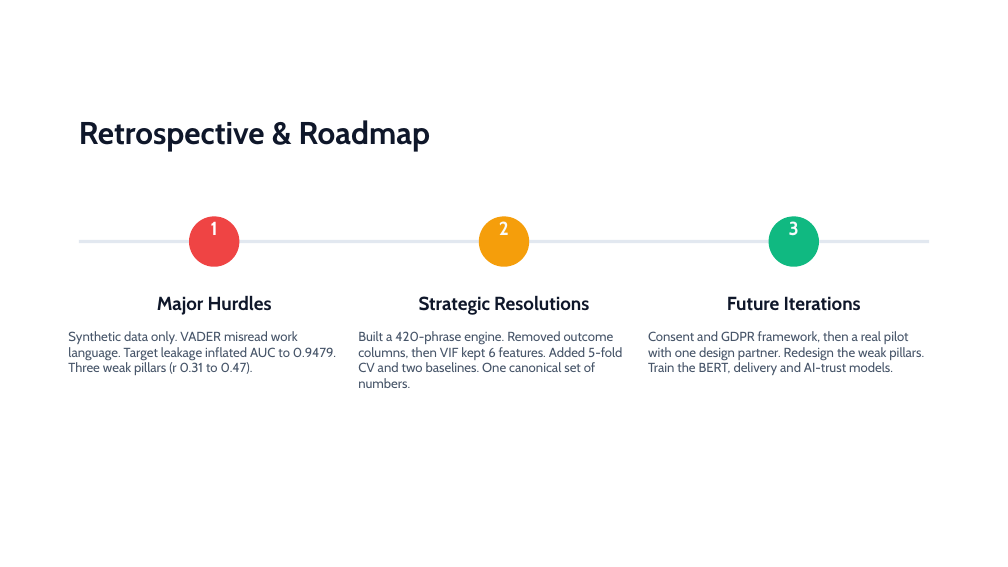
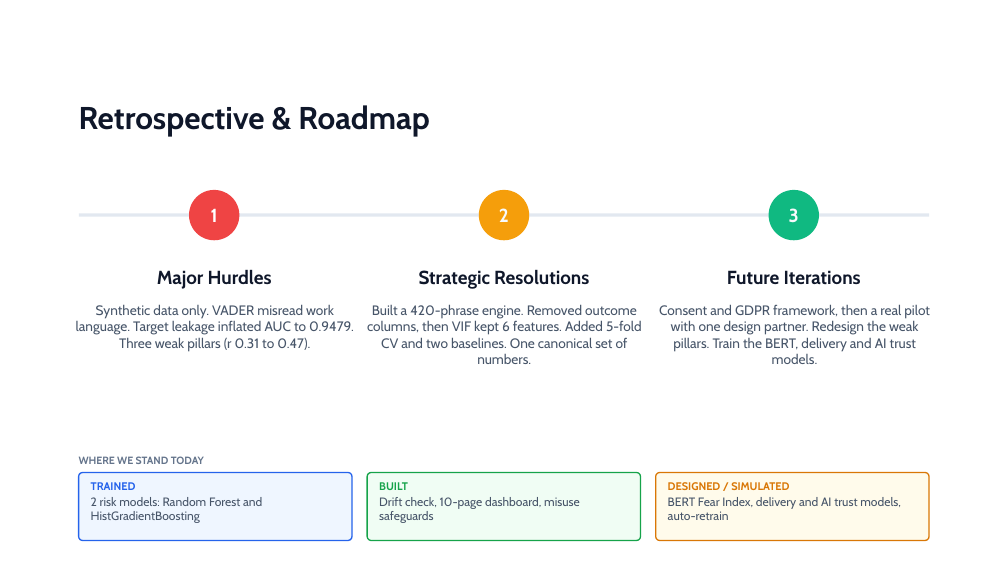
Before and after one commit to deepkantmba-collab/prosense-dashboard, a slide deck: slide 14 of deck/ProSense_AI_Capstone_Deck.pptx (slide 12 before the commit). Drawn at 1008x567 pixels with LibreOffice and Linux fonts; fonts in the diff are those of the drawing. Boxes give left, top, right and bottom in pixels: in the first picture for what was removed or moved away, otherwise in the second. Text is boxed around its words. In the diff, an @@ line names an element or a change of style, - is before the commit and + after.

```diff
--- a/deck/ProSense_AI_Capstone_Deck.pptx
+++ b/deck/ProSense_AI_Capstone_Deck.pptx
@@ text "Retrospective & Roadmap": place and size @@
-text "Retrospective & Roadmap" at (79,120,430,151)
+text "Retrospective & Roadmap" at (79,105,429,136)
@@ 3 texts: place and size @@
-3 texts at (211,221,799,236)
+3 texts at (211,208,799,223)
@@ 3 texts, 3 rounded rectangles, 1 rectangle: place and size @@
-3 texts, 3 rounded rectangles, 1 rectangle at (79,216,929,315)
+3 texts, 3 rounded rectangles, 1 rectangle at (79,190,929,289)
@@ text "Synthetic data only. VADER misread ...": place and size @@
-text "Synthetic data only. VADER misread ..." at (68,331,336,375)
+text "Synthetic data only. VADER misread ..." at (76,304,354,352)
@@ text "Synthetic data only. VADER misread ..." at (76,304,354,352): size 12.5 to 13 pt; alignment left to centre @@
@@ text "Built a 420-phrase engine. Removed ...": place and size @@
-text "Built a 420-phrase engine. Removed ..." at (358,331,622,388)
+text "Built a 420-phrase engine. Removed ..." at (367,304,642,364)
@@ text "Built a 420-phrase engine. Removed ..." at (367,304,642,364): size 12.5 to 13 pt; alignment left to centre @@
@@ text at (659,304,930,364): text changed; size 12.5 to 13 pt @@
-Consent and GDPR framework, then a real pilot with one design partner. Redesign the weak pillars. Train the BERT, delivery and AI-trust models.
+Consent and GDPR framework, then a real pilot with one design partner. Redesign the weak pillars. Train the BERT, delivery and AI trust models.
@@ text added at (79,456,204,464), 10 pt, text #64748B, bold @@
+WHERE WE STAND TODAY
@@ rounded rectangle added at (79,473,352,541), fill #EFF6FF, outline #2563EB 1.25 pt @@
@@ rounded rectangle added at (368,473,641,541), fill #F0FDF4, outline #16A34A 1.25 pt @@
@@ rounded rectangle added at (656,473,929,541), fill #FFFBEB, outline #D97706 1.25 pt @@
@@ text added at (91,482,262,523), 11.5 pt, text #475569 @@
+TRAINED
+2 risk models: Random Forest and HistGradientBoosting
@@ text added at (379,482,580,523), 11.5 pt, text #475569 @@
+BUILT
+Drift check, 10-page dashboard, misuse safeguards
@@ text added at (668,482,901,520), 11.5 pt, text #475569 @@
+DESIGNED / SIMULATED
+BERT Fear Index, delivery and AI trust models, auto-retrain
```
Also in this commit, not shown: 11 other slides changed, 4 slides added.
